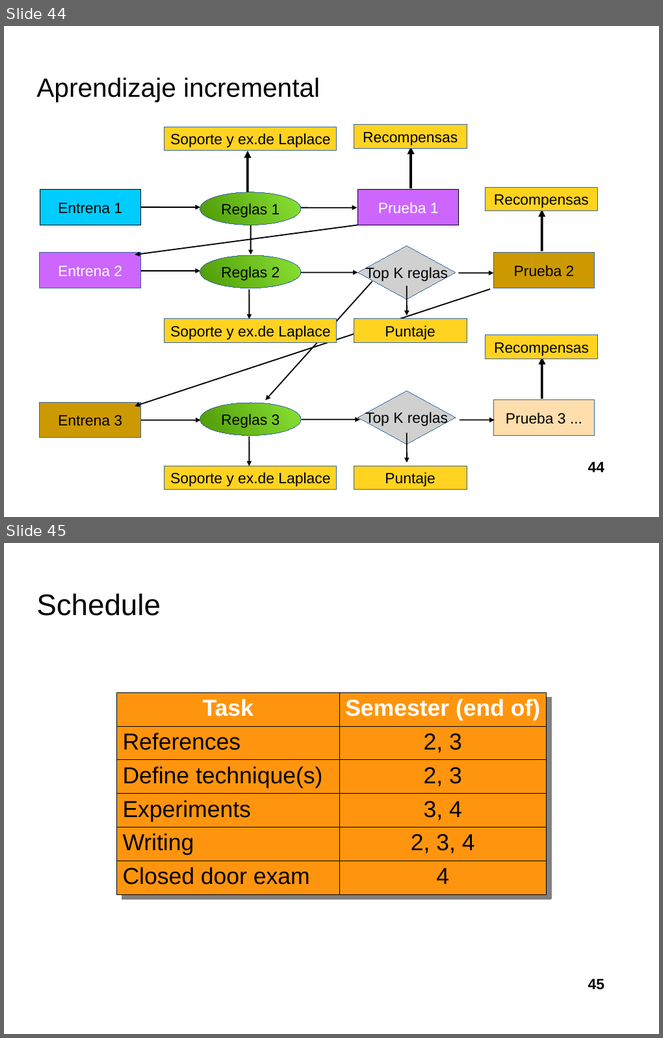
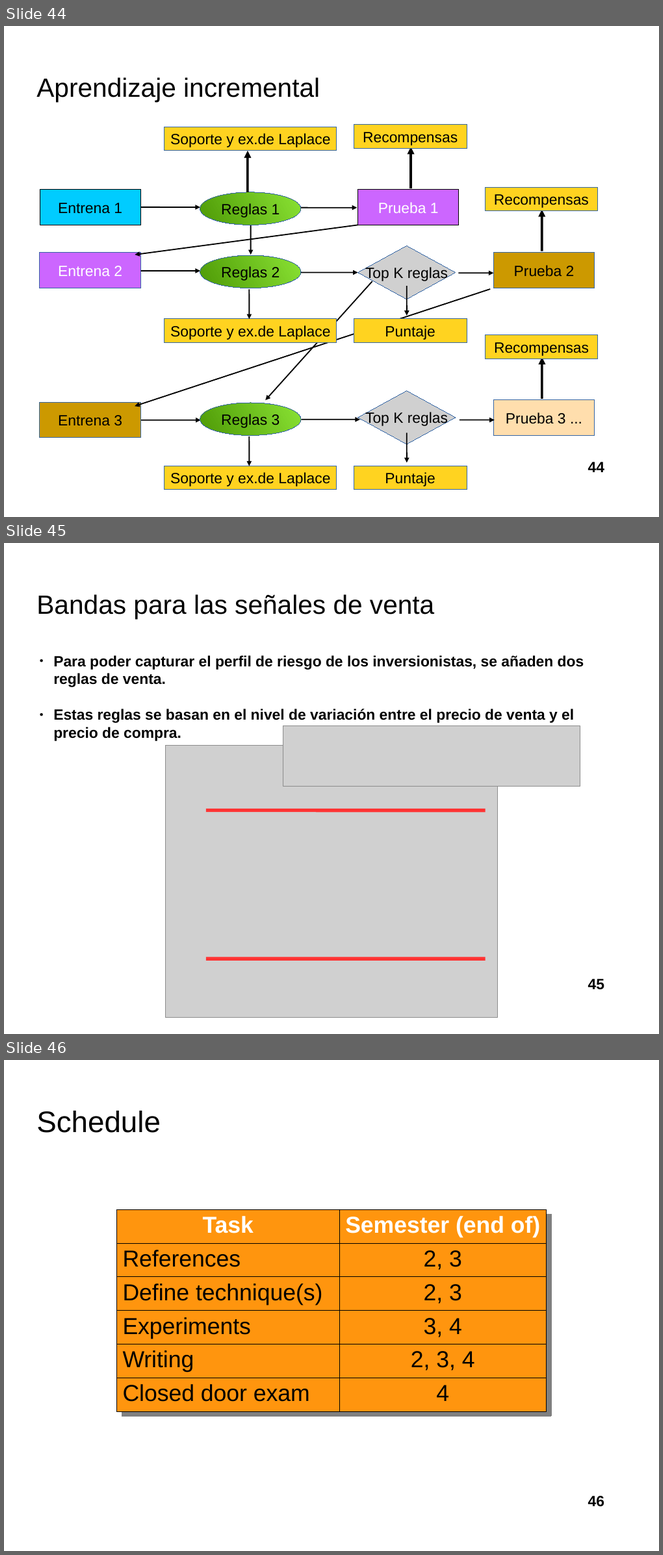
Before and after one commit to davidrmh/Thesis, a slide deck: presentaciones_finales/presentacion_seminario_B19.odp. Shown one above the other, each under a label of ours: slides 44 and 45 before the commit, slides 44, 45 and 46 after it. The pictures are 663x1038 and 663x1555 pixels, drawn with LibreOffice and Linux fonts; fonts in the diff are those of the drawing; grey boxes stand for pictures; background and template pictures are left out. Boxes give left, top, right and bottom in pixels: in the first picture for what was removed or moved away, otherwise in the second. Text is boxed around its words. In the diff, an @@ line names an element or a change of style, - is before the commit and + after.

Commit message:
Agrega sección bandas para las señales de venta

```diff
--- a/presentaciones_finales/presentacion_seminario_B19.odp
+++ b/presentaciones_finales/presentacion_seminario_B19.odp
@@ slide 45 added at (x1=4, y1=543, x2=659, y2=1034), background picture (left out) @@
@@ title added at (x1=36, y1=594, x2=434, y2=619), 32 pt, text #000000 @@
+Bandas para las señales de venta
@@ text added at (x1=53, y1=655, x2=584, y2=741), 18 pt, text #000000, bold @@
+● Para poder capturar el perfil de riesgo de los inversionistas, se añaden dos reglas de venta.
+● Estas reglas se basan en el nivel de variación entre el precio de venta y el precio de compra.
@@ picture added at (x1=284, y1=726, x2=581, y2=786) @@
@@ picture added at (x1=166, y1=745, x2=498, y2=1017) @@
@@ line added from (206, 811) to (486, 811), #FF3333 4.31 pt @@
@@ line added from (206, 959) to (486, 959), #FF3333 4.31 pt @@
@@ page number added at (x1=588, y1=979, x2=605, y2=990), 18 pt, text #000000, bold @@
+45
@@ what was slide 45 is now slide 46 @@
@@ page number at (x1=588, y1=1496, x2=605, y2=1507): text changed @@
-45
+46
```
